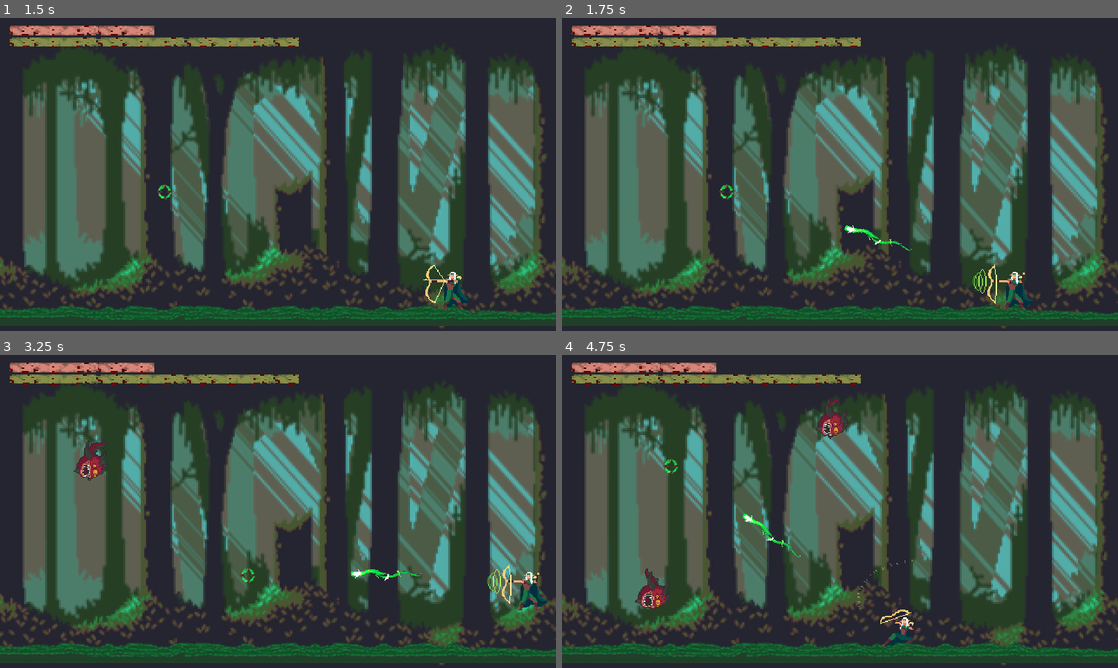
Above: before the commit, frames 1-4 (two rows, left to right).
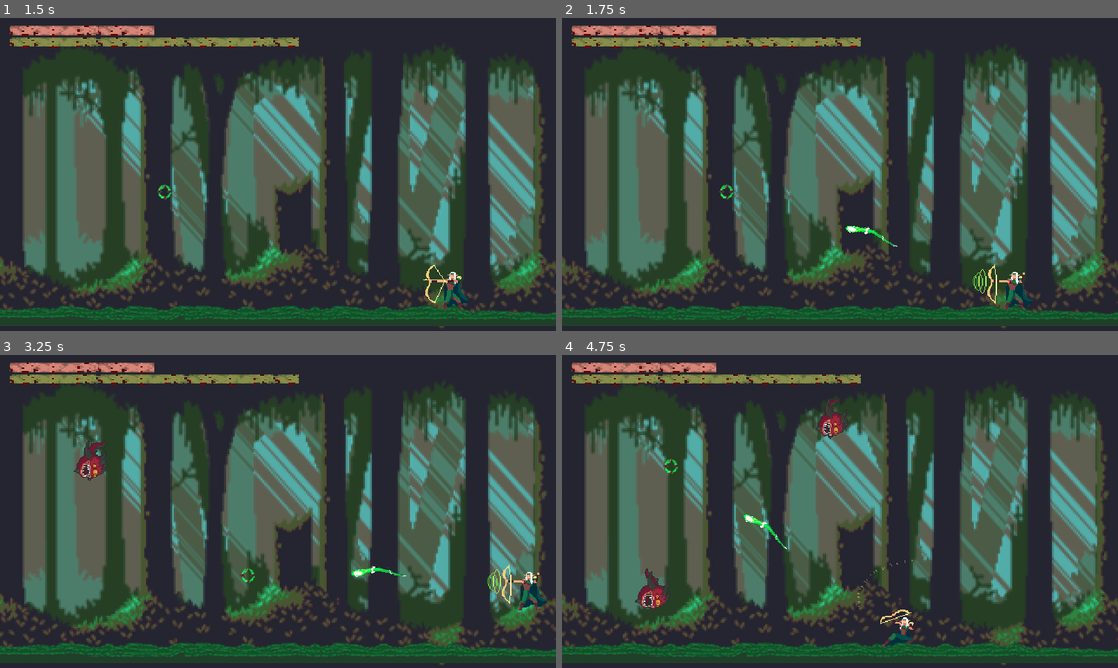
Above: after the commit, the same moments.

Repository: dcrespo3d/GGJ2023
Game: Godot game, scene res://EscenaMain.tscn
Two runs of this game, one before a commit and one after it. Both use one fixed random seed, a clock stepped at 60 frames per second and the inputs below.
Inputs (mouse positions are in pixels of both pictures, inside the frame that each line leads up to):
- Up to frame 1 (1.5 s): move the mouse to (400, 158) at 0.52 s; hold Right (ui_right) 0.53-1.28 s; tap Space (dash_key) at 0.6 s; move the mouse to (166, 190) at 1.27 s; hold Left (ui_left) from 1.28 s (still down); click (166, 190) at 1.35 s
- Up to frame 2 (1.75 s): keep holding Left (ui_left)
- Up to frame 3 (3.25 s): move the mouse to (333, 442) at 2.02 s; release Left (ui_left) at 2.03 s; hold Right (ui_right) 2.03-2.78 s; tap Space (dash_key) at 2.1 s; move the mouse to (250, 574) at 2.77 s; hold Up (ui_up) from 2.78 s (still down); click (250, 574) at 2.85 s
- Up to frame 4 (4.75 s): move the mouse to (1006, 558) at 3.52 s; release Up (ui_up) at 3.53 s; hold Left (ui_left) from 3.53 s (still down); tap Space (dash_key) at 3.6 s; move the mouse to (673, 464) at 4.27 s; click (673, 464) at 4.35 s

Frame 1 is identical in both runs. In frame 2, 0.2% of the frame differs, in the area x 50-63%, y 66-75%; in frame 3, 0.2%; in frame 4, 0.2%, in the area x 32-43%, y 50-65%.

Commit message:
gameoverchange

Diff:
--- a/Player.gd
+++ b/Player.gd
@@ -179,6 +179,7 @@
 
 func process_dead(delta):
 	$AnimatedSprite.animation = "Die"
+	get_tree().get_root().get_node("EscenaMain/Viewport/GameOver").visible=true
 	return
 
 func process_jump(delta):
--- a/Player.tscn
+++ b/Player.tscn
@@ -21,7 +21,7 @@
 position = Vector2( 0, -30 )
 frames = ExtResource( 1 )
 animation = "Charge"
-frame = 2
+frame = 1
 speed_scale = 3.0
 playing = true
 
--- a/Projectile.tscn
+++ b/Projectile.tscn
@@ -16,7 +16,7 @@
 [node name="AnimatedSprite" type="AnimatedSprite" parent="."]
 frames = ExtResource( 1 )
 animation = "Projectile"
-frame = 2
+frame = 3
 speed_scale = 2.0
 playing = true
 
